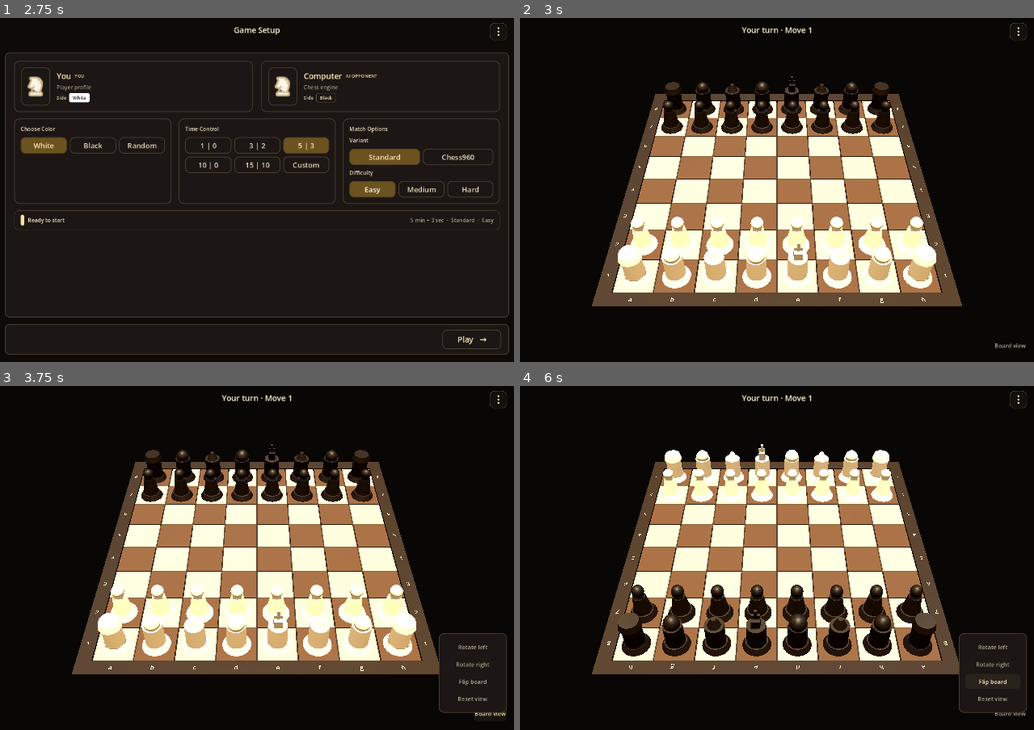
Above: before the commit, frames 1-4 (two rows, left to right).
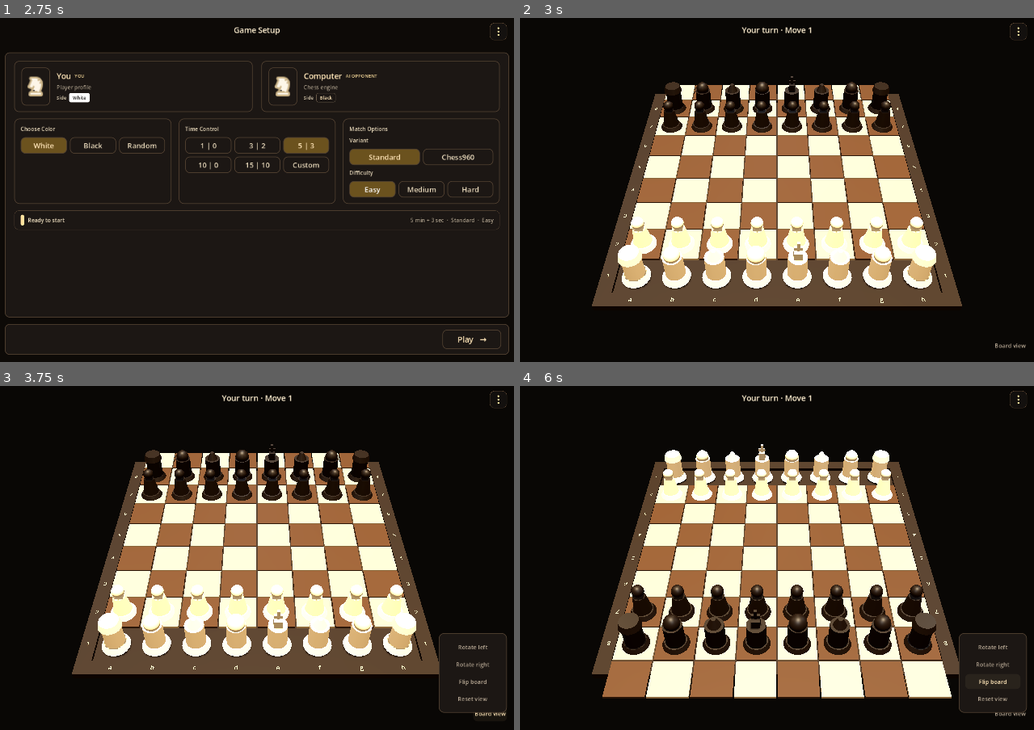
Above: after the commit, the same moments.

Repository: shedrackgodstime/chess-relay
Game: Godot game, scene res://src/ui/app/app_root.tscn
Two runs of this game, one before a commit and one after it. Both use one fixed random seed, a clock stepped at 60 frames per second and the inputs below.
Inputs:
- Up to frame 1 (2.75 s): click "Vs computer" at 0.5 s; click "Easy" at 1.25 s; click "Easy" at 2 s
- Up to frame 2 (3 s): click "Play →" at 2.75 s
- Up to frame 3 (3.75 s): click "Board view" at 3.5 s
- Up to frame 4 (6 s): click "Rotate left" at 4.25 s; click "Rotate right" at 5 s; click "Flip board" at 5.75 s

Frame 1 is identical in both runs. In frame 2, 5.5% of the frame differs, in the area x 18-82%, y 19-80%; in frame 3, 5.5%; in frame 4, 10%, in the area x 16-84%, y 24-91%.

Commit message:
Author the board's squares as instances of one square scene
Stage 1 of board_build_order. The board's 64 squares were constructed in _ready(),
which meant none of them could be seen or adjusted in the editor. They are two square
scenes now, one light and one dark, instanced 64 times under Board/Squares.

Two scenes rather than one because a square's material is a property of where it sits,
not of the square. Parity decides which of the two an instance uses, and a1 stays dark.

tools/build_board_scene.py writes board_view.tscn the way the editor would, because 64
hand-typed instance blocks are not reviewable. The generated scene is the committed
artefact and the one the editor opens; nothing loads the generator at run time. That
distinction is what keeps this consistent with item 2 of foundation_tightening: the
generator writes a file a person then edits, rather than a script that builds a tree on
every run.

The generator writes squares only. _build_frame makes four raised rails around a plinth
and a slab is not that silhouette, so replacing it would have quietly changed how the
board looks to suit a generator. The frame and the coordinate labels stay in script until
they move as themselves.

Removing the square building took the four overlay roots with it, because they were
made in the same method, so they now have their own _build_overlay_roots.

The check counts the squares by scene instance rather than counting children, so the
board cannot go back to being assembled at run time and still pass.

Diff:
--- a/godot/src/game/board/board_view.gd
+++ b/godot/src/game/board/board_view.gd
@@ -14,26 +14,31 @@
 const PLINTH_DEPTH := 0.26
 const PLINTH_INSET := 0.12
 
-const LIGHT_SQUARE := Color(0.76, 0.67, 0.52, 1.0)
-const DARK_SQUARE := Color(0.28, 0.20, 0.14, 1.0)
 const FRAME_COLOR := Color(0.12, 0.08, 0.05, 1.0)
 const HIGHLIGHT_COLOR := Color(0.95, 0.72, 0.24, 0.72)
 const LAST_MOVE_COLOR := Color(0.92, 0.74, 0.28, 0.34)
 const LEGAL_MOVE_COLOR := Color(0.32, 0.86, 0.55, 0.72)
 const CHECK_COLOR := Color(0.92, 0.24, 0.2, 0.68)
 
-var _squares_root: Node3D
 var _highlights_root: Node3D
 var _last_move_root: Node3D
 var _legal_moves_root: Node3D
 var _check_root: Node3D
 var _coordinates_root: Node3D
 var _highlighted_square := ""
-var _square_colors: Array[Color] = []
 
 
 func _ready() -> void:
-	_build_board()
+	# The board itself is authored: 64 instances of square.tscn and square_dark.tscn
+	# under Board/Squares, plus the frame and plinth. It used to be built here in
+	# _ready(), which meant none of it could be seen or adjusted in the editor. The
+	# tool that writes the scene is tools/build_board_scene.py; the scene is the
+	# artefact and this file no longer constructs it.
+	# The frame and the plinth are still made here. The generator writes the squares
+	# only, because the frame is four raised rails and a slab would not be the same
+	# silhouette; they move when they move as rails.
+	_build_overlay_roots()
+	_build_frame()
 	_build_coordinates()
 	_build_input_surface()
 
@@ -95,30 +100,6 @@
 	_clear_root(_check_root)
 	if not square.is_empty():
 		_check_root.add_child(_square_overlay(square, CHECK_COLOR, "CheckSquare"))
-
-
-func _build_board() -> void:
-	_squares_root = Node3D.new()
-	_squares_root.name = "Squares"
-	add_child(_squares_root)
-	_highlights_root = Node3D.new()
-	_highlights_root.name = "Highlights"
-	add_child(_highlights_root)
-	_last_move_root = _new_overlay_root("LastMove")
-	_legal_moves_root = _new_overlay_root("LegalMoves")
-	_check_root = _new_overlay_root("Check")
-	_square_colors = [LIGHT_SQUARE, DARK_SQUARE]
-	_build_frame()
-	for rank in BOARD_SIZE:
-		for file in BOARD_SIZE:
-			var square := _make_box(
-				Vector3(SQUARE_SIZE - SQUARE_GAP, SQUARE_THICKNESS, SQUARE_SIZE - SQUARE_GAP),
-					_square_colors[(file + rank) % 2],
-				square_to_world("%s%d" % [char("a".unicode_at(0) + file), rank + 1],
-					BOARD_SURFACE_Y - SQUARE_THICKNESS * 0.5)
-			)
-			square.name = "Square_%s%d" % [char("a".unicode_at(0) + file), rank + 1]
-			_squares_root.add_child(square)
 
 
 func _build_input_surface() -> void:
@@ -132,6 +113,63 @@
 	area.add_child(collision)
 	area.input_event.connect(_on_board_input)
 	add_child(area)
+
+
+func _add_coordinate(text: String, position: Vector3, node_name: String) -> void:
+	var marking := MeshInstance3D.new()
+	marking.name = node_name
+	marking.position = position
+	marking.rotation_degrees = Vector3(-90.0, 0.0, 0.0)
+	var text_mesh := TextMesh.new()
+	text_mesh.text = text
+	text_mesh.font_size = 16
+	text_mesh.depth = 0.002
+	text_mesh.horizontal_alignment = HORIZONTAL_ALIGNMENT_CENTER
+	text_mesh.vertical_alignment = VERTICAL_ALIGNMENT_CENTER
+	marking.mesh = text_mesh
+	marking.material_override = _material(Color(0.68, 0.6, 0.49, 0.9))
+	_coordinates_root.add_child(marking)
+
+
+func _on_board_input(_camera: Node, event: InputEvent, event_position: Vector3, _normal: Vector3, _shape_idx: int) -> void:
+	if event is InputEventMouseButton and event.pressed and event.button_index == MOUSE_BUTTON_LEFT:
+		var square := world_to_square(event_position)
+		if not square.is_empty():
+			set_highlight(square)
+			square_pressed.emit(square)
+
+
+func _clear_highlights() -> void:
+	_highlighted_square = ""
+	_clear_root(_highlights_root)
+
+
+## The four overlay groups the board draws on top of the squares.
+##
+## They were made inside the old _build_board, which built the squares as well, so
+## removing the squares had to bring these out into their own method rather than
+## take them with it.
+func _build_overlay_roots() -> void:
+	_highlights_root = Node3D.new()
+	_highlights_root.name = "Highlights"
+	add_child(_highlights_root)
+	_last_move_root = _new_overlay_root("LastMove")
+	_legal_moves_root = _new_overlay_root("LegalMoves")
+	_check_root = _new_overlay_root("Check")
+
+
+func _new_overlay_root(root_name: String) -> Node3D:
+	var root := Node3D.new()
+	root.name = root_name
+	add_child(root)
+	return root
+
+
+func _clear_root(root: Node3D) -> void:
+	if root == null:
+		return
+	for child in root.get_children():
+		child.free()
 
 
 func _build_coordinates() -> void:
@@ -159,49 +197,6 @@
 			"RankRight_%s" % rank_name)
 
 
-func _add_coordinate(text: String, position: Vector3, node_name: String) -> void:
-	var marking := MeshInstance3D.new()
-	marking.name = node_name
-	marking.position = position
-	marking.rotation_degrees = Vector3(-90.0, 0.0, 0.0)
-	var text_mesh := TextMesh.new()
-	text_mesh.text = text
-	text_mesh.font_size = 16
-	text_mesh.depth = 0.002
-	text_mesh.horizontal_alignment = HORIZONTAL_ALIGNMENT_CENTER
-	text_mesh.vertical_alignment = VERTICAL_ALIGNMENT_CENTER
-	marking.mesh = text_mesh
-	marking.material_override = _material(Color(0.68, 0.6, 0.49, 0.9))
-	_coordinates_root.add_child(marking)
-
-
-func _on_board_input(_camera: Node, event: InputEvent, event_position: Vector3, _normal: Vector3, _shape_idx: int) -> void:
-	if event is InputEventMouseButton and event.pressed and event.button_index == MOUSE_BUTTON_LEFT:
-		var square := world_to_square(event_position)
-		if not square.is_empty():
-			set_highlight(square)
-			square_pressed.emit(square)
-
-
-func _clear_highlights() -> void:
-	_highlighted_square = ""
-	_clear_root(_highlights_root)
-
-
-func _new_overlay_root(root_name: String) -> Node3D:
-	var root := Node3D.new()
-	root.name = root_name
-	add_child(root)
-	return root
-
-
-func _clear_root(root: Node3D) -> void:
-	if root == null:
-		return
-	for child in root.get_children():
-		child.free()
-
-
 func _build_frame() -> void:
 	var inner := BOARD_SIZE * SQUARE_SIZE * 0.5
 	var outer := inner + FRAME_MARGIN
--- a/godot/src/game/board/board_view.tscn
+++ b/godot/src/game/board/board_view.tscn
@@ -1,6 +1,203 @@
-[gd_scene load_steps=2 format=3]
-
+[gd_scene load_steps=4 format=3]
 [ext_resource type="Script" path="res://src/game/board/board_view.gd" id="1_board"]
+[ext_resource type="PackedScene" path="res://src/game/board/square.tscn" id="2_light"]
+[ext_resource type="PackedScene" path="res://src/game/board/square_dark.tscn" id="3_dark"]
+[sub_resource type="BoxMesh" id="5_plinth_mesh"]
+size = Vector3(8.520, 0.260, 8.520)
 
 [node name="ChessBoardView" type="Node3D"]
 script = ExtResource("1_board")
+
+[node name="Squares" type="Node3D" parent="."]
+
+[node name="a1" parent="Squares" instance=ExtResource("3_dark")]
+transform = Transform3D(1, 0, 0, 0, 1, 0, 0, 0, 1, -3.5, 0, 2.5)
+
+[node name="b1" parent="Squares" instance=ExtResource("2_light")]
+transform = Transform3D(1, 0, 0, 0, 1, 0, 0, 0, 1, -2.5, 0, 2.5)
+
+[node name="c1" parent="Squares" instance=ExtResource("3_dark")]
+transform = Transform3D(1, 0, 0, 0, 1, 0, 0, 0, 1, -1.5, 0, 2.5)
+
+[node name="d1" parent="Squares" instance=ExtResource("2_light")]
+transform = Transform3D(1, 0, 0, 0, 1, 0, 0, 0, 1, -0.5, 0, 2.5)
+
+[node name="e1" parent="Squares" instance=ExtResource("3_dark")]
+transform = Transform3D(1, 0, 0, 0, 1, 0, 0, 0, 1, 0.5, 0, 2.5)
+
+[node name="f1" parent="Squares" instance=ExtResource("2_light")]
+transform = Transform3D(1, 0, 0, 0, 1, 0, 0, 0, 1, 1.5, 0, 2.5)
+
+[node name="g1" parent="Squares" instance=ExtResource("3_dark")]
+transform = Transform3D(1, 0, 0, 0, 1, 0, 0, 0, 1, 2.5, 0, 2.5)
+
+[node name="h1" parent="Squares" instance=ExtResource("2_light")]
+transform = Transform3D(1, 0, 0, 0, 1, 0, 0, 0, 1, 3.5, 0, 2.5)
+
+[node name="a2" parent="Squares" instance=ExtResource("2_light")]
+transform = Transform3D(1, 0, 0, 0, 1, 0, 0, 0, 1, -3.5, 0, 1.5)
+
+[node name="b2" parent="Squares" instance=ExtResource("3_dark")]
+transform = Transform3D(1, 0, 0, 0, 1, 0, 0, 0, 1, -2.5, 0, 1.5)
+
+[node name="c2" parent="Squares" instance=ExtResource("2_light")]
+transform = Transform3D(1, 0, 0, 0, 1, 0, 0, 0, 1, -1.5, 0, 1.5)
+
+[node name="d2" parent="Squares" instance=ExtResource("3_dark")]
+transform = Transform3D(1, 0, 0, 0, 1, 0, 0, 0, 1, -0.5, 0, 1.5)
+
+[node name="e2" parent="Squares" instance=ExtResource("2_light")]
+transform = Transform3D(1, 0, 0, 0, 1, 0, 0, 0, 1, 0.5, 0, 1.5)
+
+[node name="f2" parent="Squares" instance=ExtResource("3_dark")]
+transform = Transform3D(1, 0, 0, 0, 1, 0, 0, 0, 1, 1.5, 0, 1.5)
+
+[node name="g2" parent="Squares" instance=ExtResource("2_light")]
+transform = Transform3D(1, 0, 0, 0, 1, 0, 0, 0, 1, 2.5, 0, 1.5)
+
+[node name="h2" parent="Squares" instance=ExtResource("3_dark")]
+transform = Transform3D(1, 0, 0, 0, 1, 0, 0, 0, 1, 3.5, 0, 1.5)
+
+[node name="a3" parent="Squares" instance=ExtResource("3_dark")]
+transform = Transform3D(1, 0, 0, 0, 1, 0, 0, 0, 1, -3.5, 0, 0.5)
+
+[node name="b3" parent="Squares" instance=ExtResource("2_light")]
+transform = Transform3D(1, 0, 0, 0, 1, 0, 0, 0, 1, -2.5, 0, 0.5)
+
+[node name="c3" parent="Squares" instance=ExtResource("3_dark")]
+transform = Transform3D(1, 0, 0, 0, 1, 0, 0, 0, 1, -1.5, 0, 0.5)
+
+[node name="d3" parent="Squares" instance=ExtResource("2_light")]
+transform = Transform3D(1, 0, 0, 0, 1, 0, 0, 0, 1, -0.5, 0, 0.5)
+
+[node name="e3" parent="Squares" instance=ExtResource("3_dark")]
+transform = Transform3D(1, 0, 0, 0, 1, 0, 0, 0, 1, 0.5, 0, 0.5)
+
+[node name="f3" parent="Squares" instance=ExtResource("2_light")]
+transform = Transform3D(1, 0, 0, 0, 1, 0, 0, 0, 1, 1.5, 0, 0.5)
+
+[node name="g3" parent="Squares" instance=ExtResource("3_dark")]
+transform = Transform3D(1, 0, 0, 0, 1, 0, 0, 0, 1, 2.5, 0, 0.5)
+
+[node name="h3" parent="Squares" instance=ExtResource("2_light")]
+transform = Transform3D(1, 0, 0, 0, 1, 0, 0, 0, 1, 3.5, 0, 0.5)
+
+[node name="a4" parent="Squares" instance=ExtResource("2_light")]
+transform = Transform3D(1, 0, 0, 0, 1, 0, 0, 0, 1, -3.5, 0, -0.5)
+
+[node name="b4" parent="Squares" instance=ExtResource("3_dark")]
+transform = Transform3D(1, 0, 0, 0, 1, 0, 0, 0, 1, -2.5, 0, -0.5)
+
+[node name="c4" parent="Squares" instance=ExtResource("2_light")]
+transform = Transform3D(1, 0, 0, 0, 1, 0, 0, 0, 1, -1.5, 0, -0.5)
+
+[node name="d4" parent="Squares" instance=ExtResource("3_dark")]
+transform = Transform3D(1, 0, 0, 0, 1, 0, 0, 0, 1, -0.5, 0, -0.5)
+
+[node name="e4" parent="Squares" instance=ExtResource("2_light")]
+transform = Transform3D(1, 0, 0, 0, 1, 0, 0, 0, 1, 0.5, 0, -0.5)
+
+[node name="f4" parent="Squares" instance=ExtResource("3_dark")]
+transform = Transform3D(1, 0, 0, 0, 1, 0, 0, 0, 1, 1.5, 0, -0.5)
+
+[node name="g4" parent="Squares" instance=ExtResource("2_light")]
+transform = Transform3D(1, 0, 0, 0, 1, 0, 0, 0, 1, 2.5, 0, -0.5)
+
+[node name="h4" parent="Squares" instance=ExtResource("3_dark")]
+transform = Transform3D(1, 0, 0, 0, 1, 0, 0, 0, 1, 3.5, 0, -0.5)
+
+[node name="a5" parent="Squares" instance=ExtResource("3_dark")]
+transform = Transform3D(1, 0, 0, 0, 1, 0, 0, 0, 1, -3.5, 0, -1.5)
+
+[node name="b5" parent="Squares" instance=ExtResource("2_light")]
+transform = Transform3D(1, 0, 0, 0, 1, 0, 0, 0, 1, -2.5, 0, -1.5)
+
+[node name="c5" parent="Squares" instance=ExtResource("3_dark")]
+transform = Transform3D(1, 0, 0, 0, 1, 0, 0, 0, 1, -1.5, 0, -1.5)
+
+[node name="d5" parent="Squares" instance=ExtResource("2_light")]
+transform = Transform3D(1, 0, 0, 0, 1, 0, 0, 0, 1, -0.5, 0, -1.5)
+
+[node name="e5" parent="Squares" instance=ExtResource("3_dark")]
+transform = Transform3D(1, 0, 0, 0, 1, 0, 0, 0, 1, 0.5, 0, -1.5)
+
+[node name="f5" parent="Squares" instance=ExtResource("2_light")]
+transform = Transform3D(1, 0, 0, 0, 1, 0, 0, 0, 1, 1.5, 0, -1.5)
+
+[node name="g5" parent="Squares" instance=ExtResource("3_dark")]
+transform = Transform3D(1, 0, 0, 0, 1, 0, 0, 0, 1, 2.5, 0, -1.5)
+
+[node name="h5" parent="Squares" instance=ExtResource("2_light")]
+transform = Transform3D(1, 0, 0, 0, 1, 0, 0, 0, 1, 3.5, 0, -1.5)
+
+[node name="a6" parent="Squares" instance=ExtResource("2_light")]
+transform = Transform3D(1, 0, 0, 0, 1, 0, 0, 0, 1, -3.5, 0, -2.5)
+
+[node name="b6" parent="Squares" instance=ExtResource("3_dark")]
+transform = Transform3D(1, 0, 0, 0, 1, 0, 0, 0, 1, -2.5, 0, -2.5)
+
+[node name="c6" parent="Squares" instance=ExtResource("2_light")]
+transform = Transform3D(1, 0, 0, 0, 1, 0, 0, 0, 1, -1.5, 0, -2.5)
+
+[node name="d6" parent="Squares" instance=ExtResource("3_dark")]
+transform = Transform3D(1, 0, 0, 0, 1, 0, 0, 0, 1, -0.5, 0, -2.5)
+
+[node name="e6" parent="Squares" instance=ExtResource("2_light")]
+transform = Transform3D(1, 0, 0, 0, 1, 0, 0, 0, 1, 0.5, 0, -2.5)
+
+[node name="f6" parent="Squares" instance=ExtResource("3_dark")]
+transform = Transform3D(1, 0, 0, 0, 1, 0, 0, 0, 1, 1.5, 0, -2.5)
+
+[node name="g6" parent="Squares" instance=ExtResource("2_light")]
+transform = Transform3D(1, 0, 0, 0, 1, 0, 0, 0, 1, 2.5, 0, -2.5)
+
+[node name="h6" parent="Squares" instance=ExtResource("3_dark")]
+transform = Transform3D(1, 0, 0, 0, 1, 0, 0, 0, 1, 3.5, 0, -2.5)
+
+[node name="a7" parent="Squares" instance=ExtResource("3_dark")]
+transform = Transform3D(1, 0, 0, 0, 1, 0, 0, 0, 1, -3.5, 0, -3.5)
+
+[node name="b7" parent="Squares" instance=ExtResource("2_light")]
+transform = Transform3D(1, 0, 0, 0, 1, 0, 0, 0, 1, -2.5, 0, -3.5)
+
+[node name="c7" parent="Squares" instance=ExtResource("3_dark")]
+transform = Transform3D(1, 0, 0, 0, 1, 0, 0, 0, 1, -1.5, 0, -3.5)
+
+[node name="d7" parent="Squares" instance=ExtResource("2_light")]
+transform = Transform3D(1, 0, 0, 0, 1, 0, 0, 0, 1, -0.5, 0, -3.5)
+
+[node name="e7" parent="Squares" instance=ExtResource("3_dark")]
+transform = Transform3D(1, 0, 0, 0, 1, 0, 0, 0, 1, 0.5, 0, -3.5)
+
+[node name="f7" parent="Squares" instance=ExtResource("2_light")]
+transform = Transform3D(1, 0, 0, 0, 1, 0, 0, 0, 1, 1.5, 0, -3.5)
+
+[node name="g7" parent="Squares" instance=ExtResource("3_dark")]
+transform = Transform3D(1, 0, 0, 0, 1, 0, 0, 0, 1, 2.5, 0, -3.5)
+
+[node name="h7" parent="Squares" instance=ExtResource("2_light")]
+transform = Transform3D(1, 0, 0, 0, 1, 0, 0, 0, 1, 3.5, 0, -3.5)
+
+[node name="a8" parent="Squares" instance=ExtResource("2_light")]
+transform = Transform3D(1, 0, 0, 0, 1, 0, 0, 0, 1, -3.5, 0, -4.5)
+
+[node name="b8" parent="Squares" instance=ExtResource("3_dark")]
+transform = Transform3D(1, 0, 0, 0, 1, 0, 0, 0, 1, -2.5, 0, -4.5)
+
+[node name="c8" parent="Squares" instance=ExtResource("2_light")]
+transform = Transform3D(1, 0, 0, 0, 1, 0, 0, 0, 1, -1.5, 0, -4.5)
+
+[node name="d8" parent="Squares" instance=ExtResource("3_dark")]
+transform = Transform3D(1, 0, 0, 0, 1, 0, 0, 0, 1, -0.5, 0, -4.5)
+
+[node name="e8" parent="Squares" instance=ExtResource("2_light")]
+transform = Transform3D(1, 0, 0, 0, 1, 0, 0, 0, 1, 0.5, 0, -4.5)
+
+[node name="f8" parent="Squares" instance=ExtResource("3_dark")]
+transform = Transform3D(1, 0, 0, 0, 1, 0, 0, 0, 1, 1.5, 0, -4.5)
+
+[node name="g8" parent="Squares" instance=ExtResource("2_light")]
+transform = Transform3D(1, 0, 0, 0, 1, 0, 0, 0, 1, 2.5, 0, -4.5)
+
+[node name="h8" parent="Squares" instance=ExtResource("3_dark")]
+transform = Transform3D(1, 0, 0, 0, 1, 0, 0, 0, 1, 3.5, 0, -4.5)
--- /dev/null
+++ b/godot/src/game/board/square.tscn
@@ -0,0 +1,13 @@
+[gd_scene load_steps=3 format=3]
+
+[sub_resource type="BoxMesh" id="1_square_mesh"]
+size = Vector3(0.965, 0.07, 0.965)
+
+[sub_resource type="StandardMaterial3D" id="2_light_square"]
+albedo_color = Color(0.76, 0.67, 0.52, 1)
+roughness = 0.62
+metallic_specular = 0.35
+
+[node name="Square" type="MeshInstance3D"]
+mesh = SubResource("1_square_mesh")
+surface_material_override/0 = SubResource("2_light_square")
--- /dev/null
+++ b/godot/src/game/board/square_dark.tscn
@@ -0,0 +1,13 @@
+[gd_scene load_steps=3 format=3]
+
+[sub_resource type="BoxMesh" id="1_square_mesh"]
+size = Vector3(0.965, 0.07, 0.965)
+
+[sub_resource type="StandardMaterial3D" id="2_dark_square"]
+albedo_color = Color(0.28, 0.2, 0.14, 1)
+roughness = 0.62
+metallic_specular = 0.35
+
+[node name="Square" type="MeshInstance3D"]
+mesh = SubResource("1_square_mesh")
+surface_material_override/0 = SubResource("2_dark_square")
--- a/godot/tests/ui_smoke_test.gd
+++ b/godot/tests/ui_smoke_test.gd
@@ -246,8 +246,19 @@
 	var game := GAME_SCENE.instantiate() as GameScreen
 	root.add_child(game)
 	await process_frame
-	_check(game._board.get_node("Squares").get_child_count() == 64,
+	# The squares are authored instances of one square scene, not nodes a script
+	# built. Checked by type, so the board cannot quietly go back to being assembled
+	# at runtime and still pass.
+	var squares := game._board.get_node("Squares")
+	_check(squares.get_child_count() == 64,
 		"game board builds 64 reusable squares")
+	var from_scene := 0
+	for child in squares.get_children():
+		if child.get_script() == null and child.scene_file_path.ends_with("square.tscn") \
+				or child.scene_file_path.ends_with("square_dark.tscn"):
+			from_scene += 1
+	_check(from_scene == 64, "and all 64 are instances of a square scene, got %d"
+		% from_scene)
 	_check(game._board.get_node("Coordinates").get_child_count() == 32,
 		"game board builds reusable labels on all four frame sides")
 	_check(game._board.get_node("Coordinates/FileFront_a").mesh.text == "a",
Not shown, added: godot/docs/architecture/board_build_order.md
Not shown, added: godot/tools/build_board_scene.py
